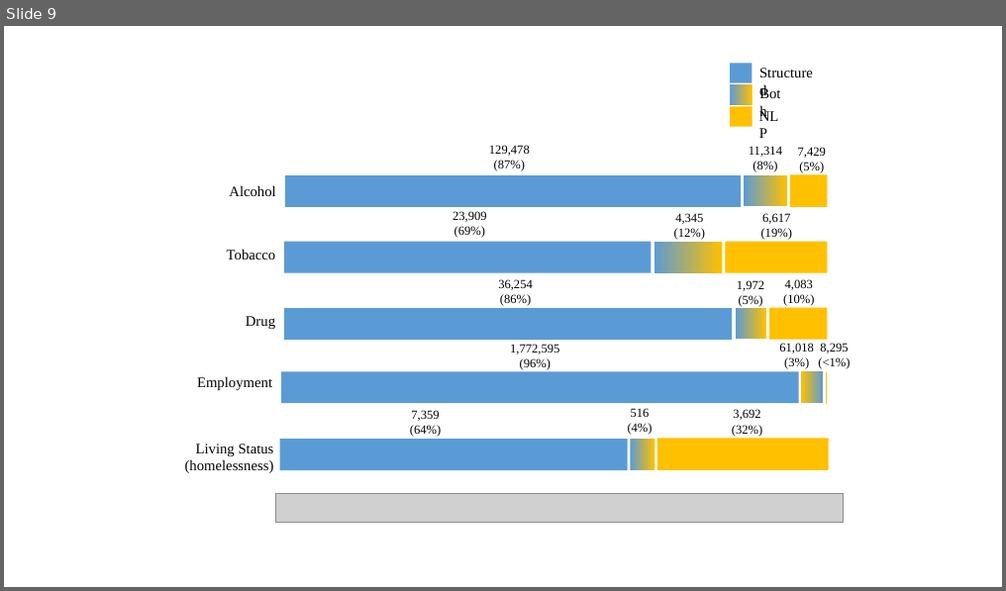
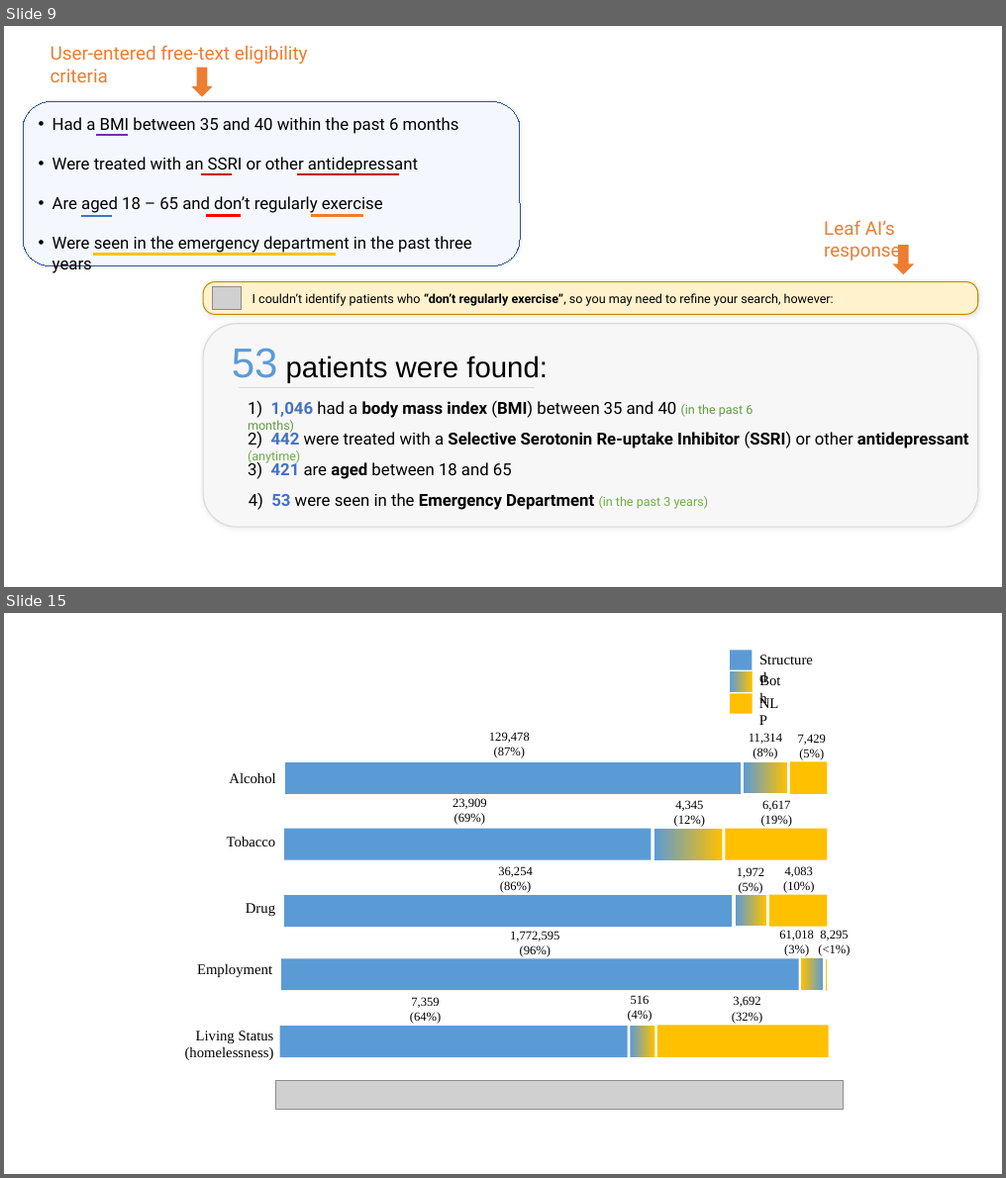
Before and after one commit to ndobb/dissertation, a slide deck: 2_query_gen/paper2_figures.pptx. Shown one above the other, each under a label of ours: slide 9 before the commit, slides 9 and 15 after it; the slides between them are not shown. The pictures are 1006x591 and 1006x1178 pixels, drawn with LibreOffice and Linux fonts; fonts in the diff are those of the drawing; grey boxes stand for pictures. Boxes give left, top, right and bottom in pixels: in the first picture for what was removed or moved away, otherwise in the second. Text is boxed around its words. In the diff, an @@ line names an element or a change of style, - is before the commit and + after.

```diff
--- a/2_query_gen/paper2_figures.pptx
+++ b/2_query_gen/paper2_figures.pptx
@@ slide 9 added at (4, 26, 1002, 587), background #FFFFFF @@
@@ text added at (51, 45, 308, 82), 18 pt, text #ED7D31 @@
+User-entered free-text eligibility criteria
@@ down arrow added at (191, 68, 212, 97), fill #ED7D31 @@
@@ rounded rectangle added at (23, 101, 520, 267), fill #F4F8FE, outline #2F5597 0.75 pt, 16 pt, text #000000 @@
+• Had a BMI between 35 and 40 within the past 6 months
+• Were treated with an SSRI or other antidepressant
+• Are aged 18 – 65 and don’t regularly exercise
+• Were seen in the emergency department in the past three years
@@ line added from (97, 135) to (128, 135), #7030A0 2.25 pt @@
@@ line added from (201, 174) to (233, 174), #C00000 2.25 pt @@
@@ line added from (297, 174) to (399, 174), #C00000 2.25 pt @@
@@ line added from (81, 216) to (112, 216), #4472C4 2.25 pt @@
@@ line added from (205, 215) to (241, 215), #FF0000 2.25 pt @@
@@ line added from (311, 215) to (363, 215), #ED7D31 2.25 pt @@
@@ text added at (824, 220, 901, 263), 18 pt, text #ED7D31 @@
+Leaf AI’s response
@@ line added from (94, 255) to (336, 255), #FFC000 2.25 pt @@
@@ down arrow added at (893, 246, 914, 275), fill #ED7D31 @@
@@ rounded rectangle added at (203, 282, 978, 314), fill #FFF2CC, outline #BF9000 1 pt @@
@@ picture added at (213, 287, 241, 310) @@
@@ text added at (252, 293, 834, 306), 12 pt, text #000000 @@
+I couldn’t identify patients who “don’t regularly exercise”, so you may need to refine your search, however:
@@ line added from (239, 387) to (535, 387), #D9D9D9 0.5 pt @@
@@ group added at (203, 324, 978, 528): 5 texts, 1 rounded rectangle @@
+53 patients were found:
+1) 1,046 had a body mass index (BMI) between 35 and 40 (in the past 6 months)
+2) 442 were treated with a Selective Serotonin Re-uptake Inhibitor (SSRI) or other antidepressant (anytime)
+3) 421 are aged between 18 and 65
+4) 53 were seen in the Emergency Department (in the past 3 years)
@@ what was slide 9 is now slide 15 @@
```
Also in this commit, not shown: 5 other slides added, 1 slide removed, 3 other files.
